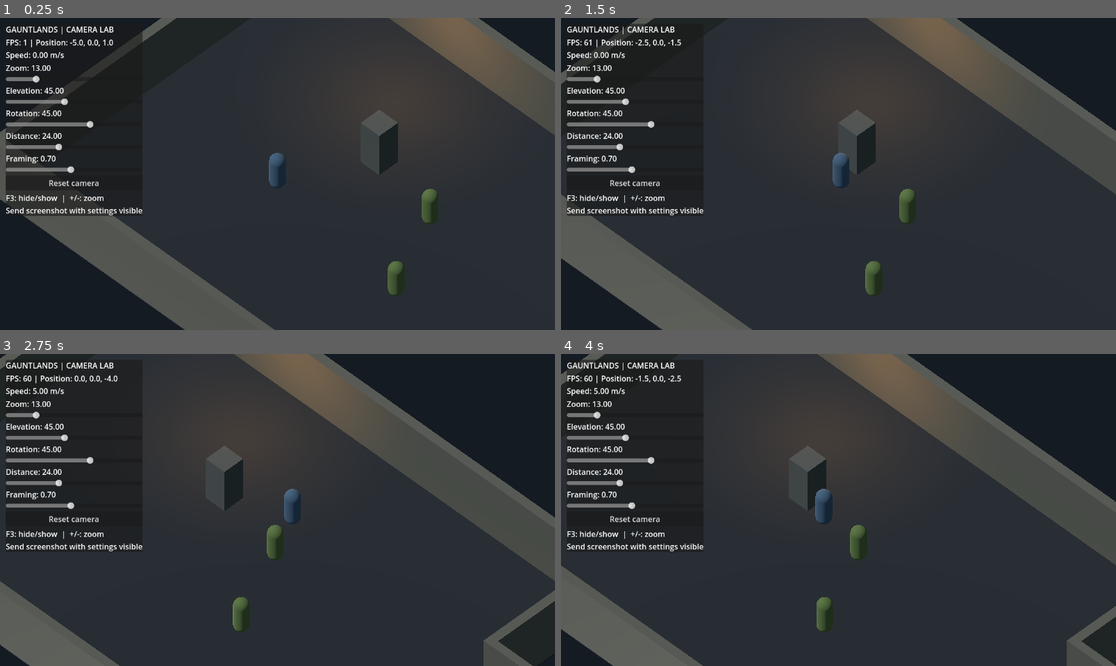
Above: before the commit, frames 1-4 (two rows, left to right).
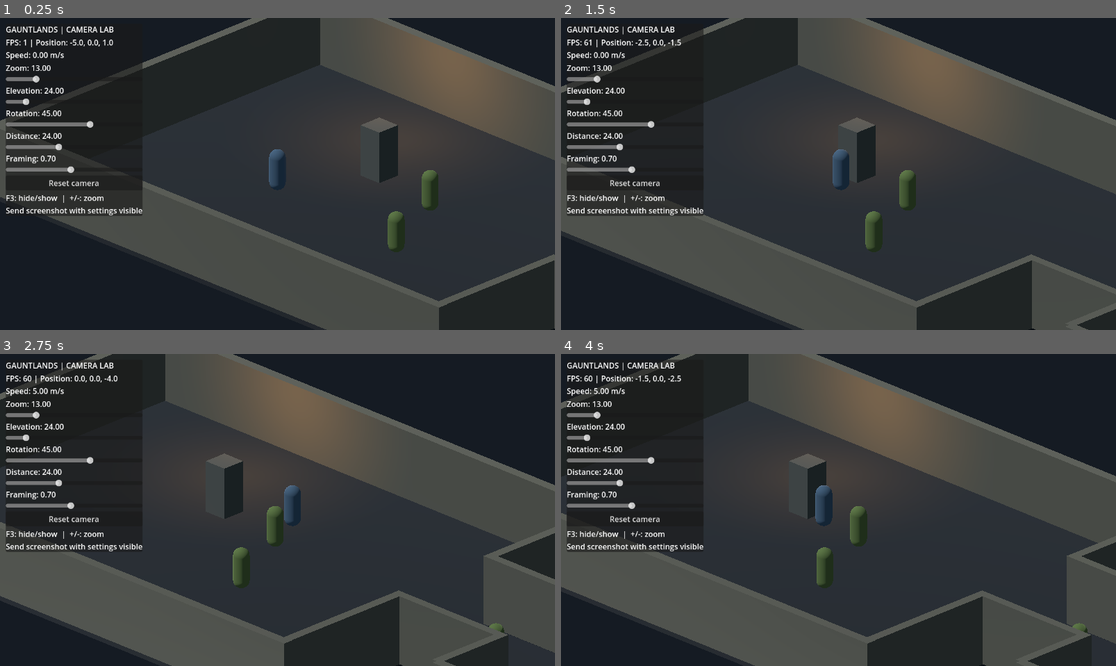
Above: after the commit, the same moments.

Repository: Jonty303/Project-Gauntlands
Game: Godot game, scene res://scenes/experiment_25d.tscn
Same seed, same stepped clock (60 frames per second), same inputs: the game is played once before the commit and once after it. This scene is started directly instead of the project's main scene.
Inputs (mouse positions are in pixels of both pictures, inside the frame that each line leads up to):
- Up to frame 1 (0.25 s): no input
- Up to frame 2 (1.5 s): tap Enter (ui_accept) at 0.5, 0.77 s; move the mouse to (960, 158) at 0.52 s; hold D (move_right) 0.53-1.25 s; hold Space (attack) 0.53-1.25 s; click (960, 158) at 0.67 s; drag from (727, 189) to (810, 236) at 1.27 s
- Up to frame 3 (2.75 s): move the mouse to (333, 441) at 2.02 s; hold D (move_right) from 2.03 s (still down); tap Q (target_previous) at 2.1 s
- Up to frame 4 (4 s): release D (move_right) at 2.75 s; drag from (810, 572) to (672, 463) at 2.77 s; move the mouse to (1005, 556) at 3.52 s; hold A (move_left) from 3.53 s (still down); hold Space (attack) from 3.53 s (still down); tap Enter (ui_accept) at 3.77 s

The runs differ from the first frame. In frame 1, 27% of the frame differs, in the area x 0-100%, y 0-100%; in frame 2, 28%; in frame 3, 31%; in frame 4, 30%.

Commit message:
Set 2.5D default camera elevation to 24 degrees

Diff:
--- a/scripts/experiment_25d.gd
+++ b/scripts/experiment_25d.gd
@@ -8,7 +8,7 @@
 var goblins: Array[CharacterBody3D] = []
 var light_enabled := true
 var camera_yaw := 45.0
-var camera_elevation := 45.0
+var camera_elevation := 24.0
 var camera_distance := 24.0
 var camera_framing := 0.7
 
